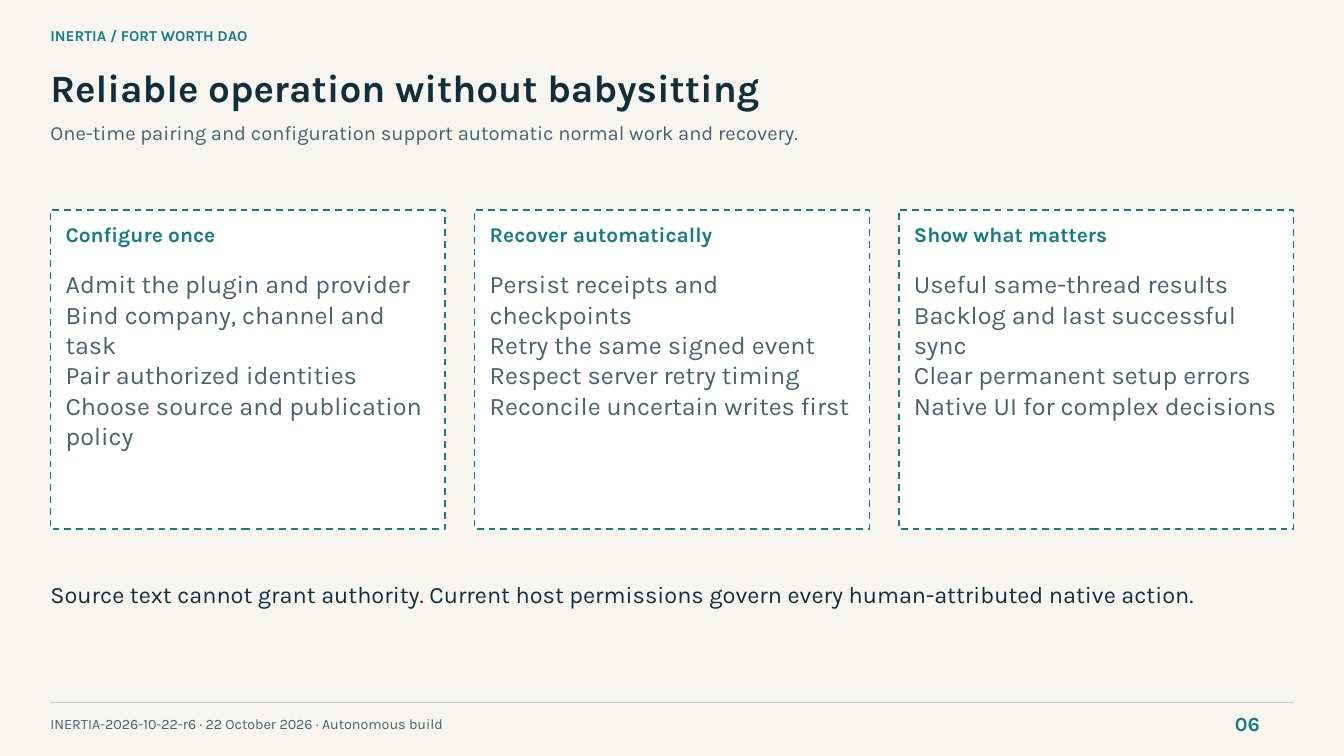
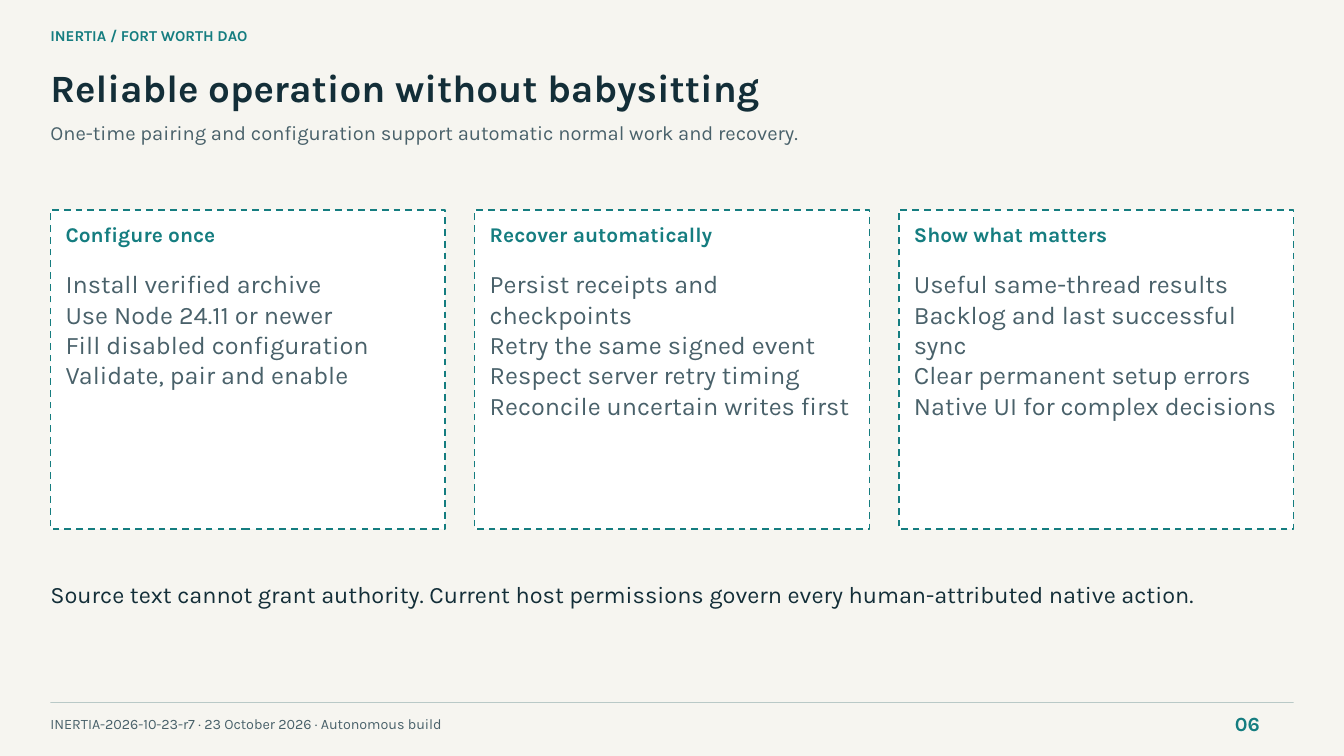
Before and after one commit to NetRxn/Inertia, a slide deck: slide 6 of Inertia-Architecture.pptx. Drawn at 1344x756 pixels with LibreOffice and Linux fonts; fonts in the diff are those of the drawing. Boxes give left, top, right and bottom in pixels: in the first picture for what was removed or moved away, otherwise in the second. Text is boxed around its words. In the diff, an @@ line names an element or a change of style, - is before the commit and + after.

Commit message:
docs: synchronize r7 grant and installable plugin evidence

```diff
--- a/Inertia-Architecture.pptx
+++ b/Inertia-Architecture.pptx
@@ text at <box>66,275,369,390</box>: text changed @@
-Admit the plugin and provider
-Bind company, channel and task
-Pair authorized identities
-Choose source and publication policy
+Install verified archive
+Use Node 24.11 or newer
+Fill disabled configuration
+Validate, pair and enable
@@ text at <box>50,719,442,729</box>: text changed @@
-INERTIA-2026-10-22-r6 · 22 October 2026 · Autonomous build
+INERTIA-2026-10-23-r7 · 23 October 2026 · Autonomous build
```
Also in this commit, not shown: 7 other slides changed, 4 other files.
